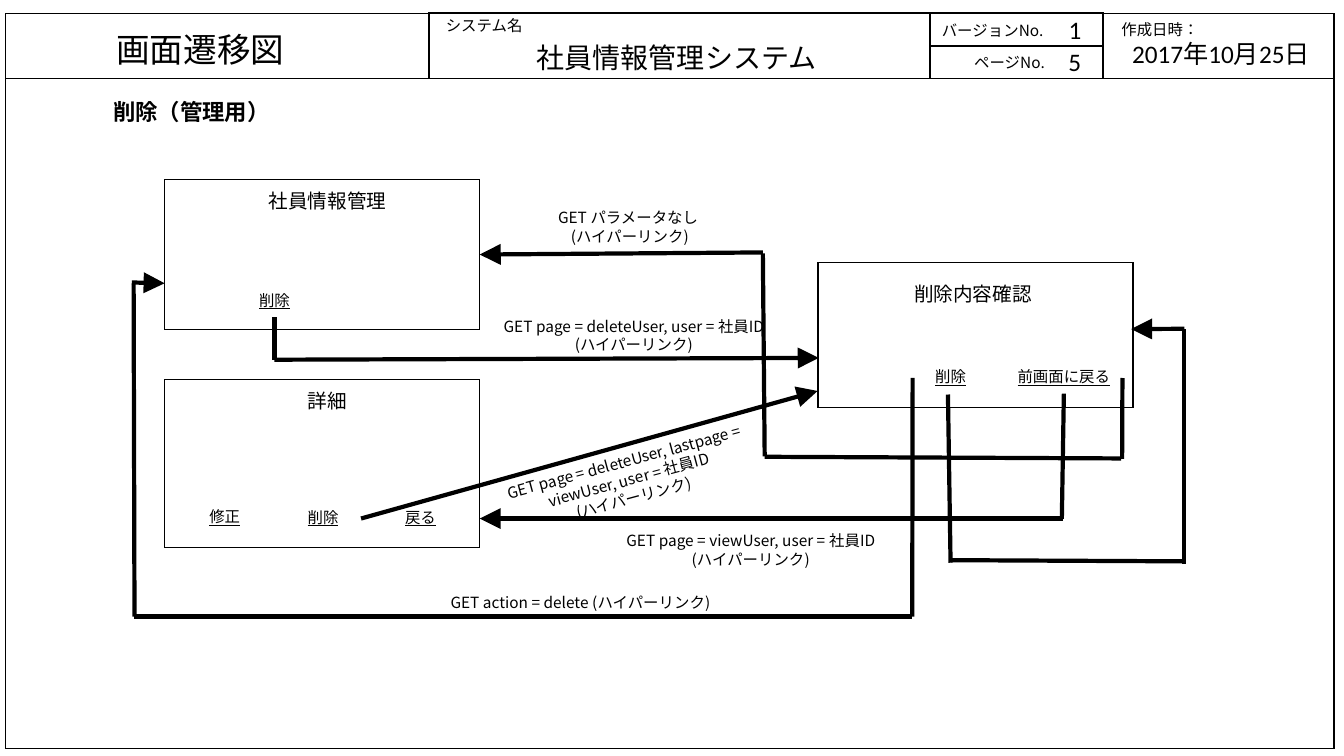
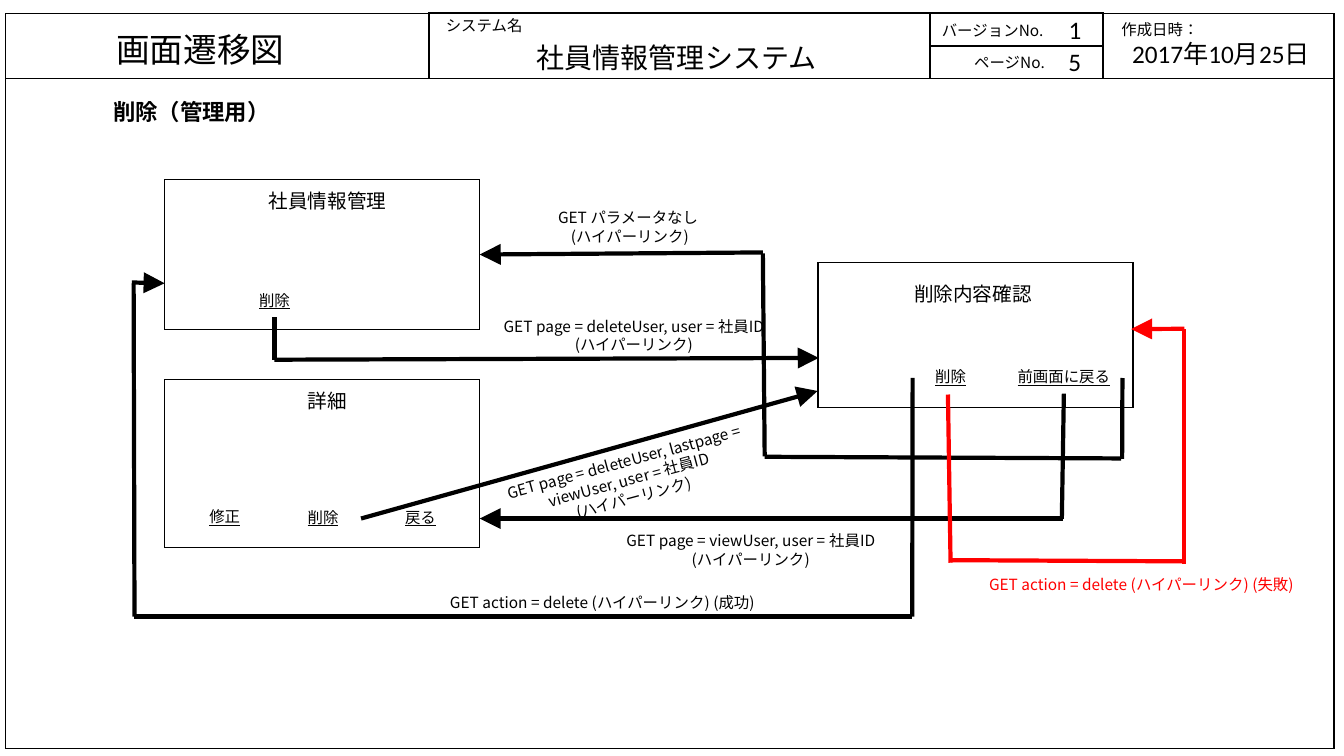
Before and after one commit to java201710/java, a slide deck: slide 5 of 総合演習資料/2.外部設計/画面・状態遷移図_DB.pptx. Drawn at 1344x756 pixels with LibreOffice and Linux fonts; fonts in the diff are those of the drawing. Boxes give left, top, right and bottom in pixels: in the first picture for what was removed or moved away, otherwise in the second. Text is boxed around its words. In the diff, an @@ line names an element or a change of style, - is before the commit and + after.

```diff
--- a/総合演習資料/2.外部設計/画面・状態遷移図_DB.pptx
+++ b/総合演習資料/2.外部設計/画面・状態遷移図_DB.pptx
@@ arrow (1185, 329) - (1131, 329): stroke #000000 3 pt to #FF0000 3 pt @@
@@ line (1185, 564) - (1185, 330): stroke #000000 3 pt to #FF0000 3 pt @@
@@ line (951, 563) - (948, 394): stroke #000000 3 pt to #FF0000 3 pt @@
@@ line (951, 561) - (1185, 562): stroke #000000 3 pt to #FF0000 3 pt @@
@@ text at <box>450,595,754,611</box>: text changed @@
-GET action = delete (ハイパーリンク)
+GET action = delete (ハイパーリンク) (成功)
@@ text added at <box>989,577,1293,593</box>, 11 pt, text #FF0000 @@
+GET action = delete (ハイパーリンク) (失敗)
```
Also in this commit, not shown: 1 other slide changed.
